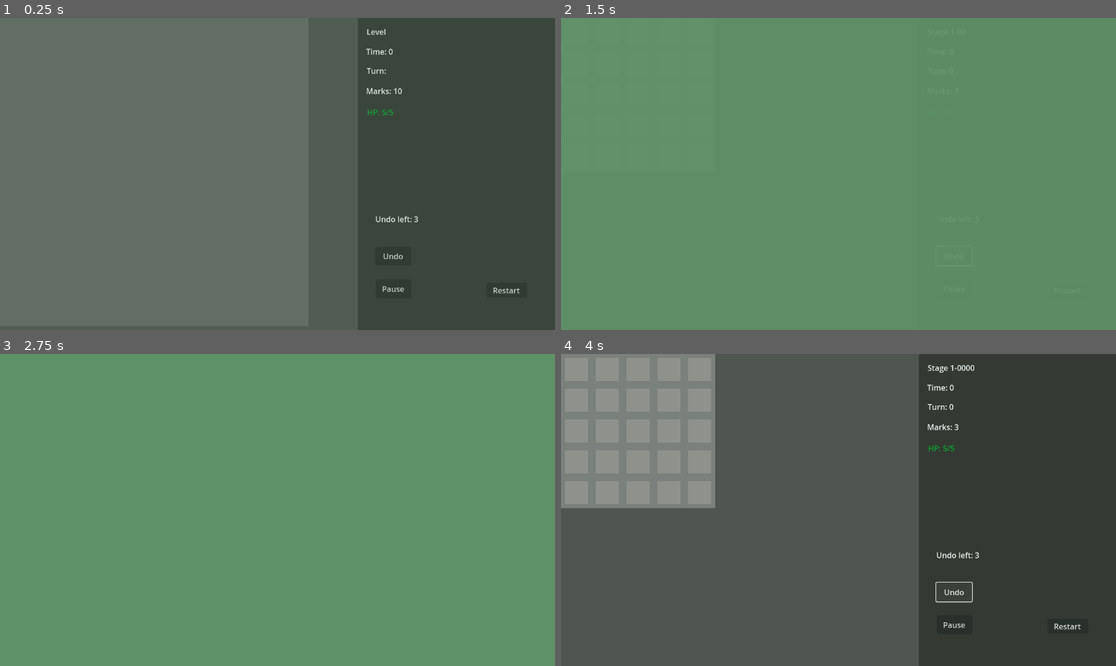
Above: before the commit, frames 1-4 (two rows, left to right).
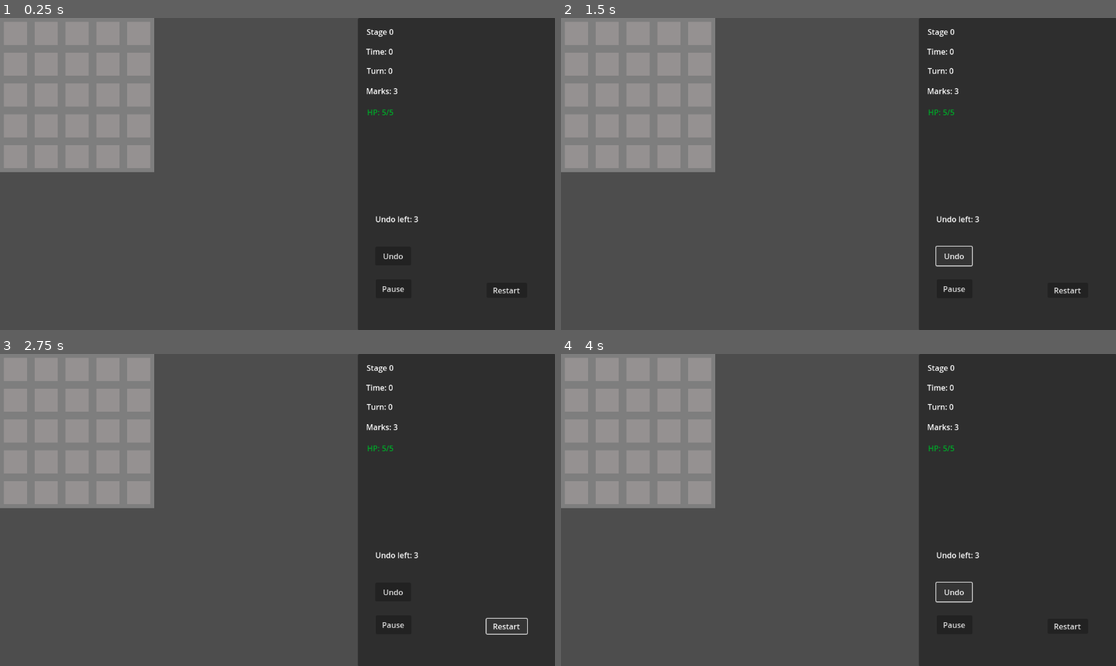
Above: after the commit, the same moments.

Repository: RevanVI/Minesweeper
Game: Godot game, scene res://scenes/minesweep_prototype.tscn
Two runs of this game, one before a commit and one after it. Both use one fixed random seed, a clock stepped at 60 frames per second and the inputs below.
Inputs:
- Up to frame 1 (0.25 s): no input
- Up to frame 2 (1.5 s): click "Restart" at 0.5 s; click "Undo" at 1.25 s
- Up to frame 3 (2.75 s): click "Restart" at 2 s
- Up to frame 4 (4 s): click "Restart" at 2.75 s; click "Undo" at 3.5 s

The runs differ from the first frame. In frame 1, 56% of the frame differs, in the area x 0-95%, y 0-99%; in frame 2, 100%; in frame 3, 100%, in the area x 0-100%, y 0-100%; in frame 4, less than 0.1%.

Commit message:
Base game mode manager

Diff:
--- a/scenes/minesweep_prototype.tscn
+++ b/scenes/minesweep_prototype.tscn
@@ -1,22 +1,22 @@
-[gd_scene load_steps=21 format=4 uid="uid://ccosysrpa6d3f"]
+[gd_scene load_steps=18 format=4 uid="uid://ccosysrpa6d3f"]
 
 [ext_resource type="Script" uid="uid://bw7brsh2ne4no" path="res://scripts/game_logic/game_manager.gd" id="1_3whhm"]
 [ext_resource type="Script" uid="uid://dcqrwipyxpal8" path="res://scripts/game_logic/map.gd" id="1_7o4uc"]
 [ext_resource type="TileSet" uid="uid://c3bm3pwixplyp" path="res://content/tilesets/minesweeper_starter.tres" id="1_571c6"]
+[ext_resource type="Script" uid="uid://b6ge135t4j6uf" path="res://scripts/game_logic/game_modes/endless_game_mode_manager.gd" id="1_hj7kk"]
 [ext_resource type="Script" uid="uid://dacfmm368sqhq" path="res://scripts/game_logic/map_generator.gd" id="2_3whhm"]
 [ext_resource type="Script" uid="uid://cyjfintjqebld" path="res://scripts/gui/battle.gd" id="5_85huv"]
 [ext_resource type="Script" uid="uid://diqmvisuttd5h" path="res://scripts/game_logic/level_info.gd" id="5_b7mkg"]
 [ext_resource type="PackedScene" uid="uid://mxcgjh4wuoq2" path="res://scenes/enemies/bomb.tscn" id="5_x2wux"]
 [ext_resource type="Script" uid="uid://b8ri86hixsvvn" path="res://scripts/game_logic/commands/turn_queue.gd" id="5_xgl0c"]
-[ext_resource type="PackedScene" uid="uid://c705yxfwgmkyv" path="res://scenes/enemies/bomb_1.tscn" id="6_e5u5o"]
 [ext_resource type="Script" uid="uid://c3yjrgdrsgkf" path="res://scripts/gui/undo_gui_anim.gd" id="7_qa7br"]
 [ext_resource type="Script" uid="uid://bdeo4vni1gdc" path="res://scripts/gui/end_game.gd" id="11_7tfgl"]
 [ext_resource type="Script" uid="uid://dke2kkyjjw8yj" path="res://scripts/gui/damage_gui_anim.gd" id="12_64nls"]
-[ext_resource type="Script" uid="uid://pv3c0svgtldo" path="res://scripts/game_logic/character.gd" id="12_bgk73"]
 
 [sub_resource type="Resource" id="Resource_e5u5o"]
 script = ExtResource("5_b7mkg")
-title = "Stage 1-"
+base_title = "Stage "
+title = "Stage 1"
 level_range = Vector2i(0, 4)
 enemies = Dictionary[PackedScene, Vector2i]({
 ExtResource("5_x2wux"): Vector2i(3, 3)
@@ -25,26 +25,6 @@
 map_y = Vector2i(5, 5)
 metadata/_custom_type_script = "uid://diqmvisuttd5h"
 
-[sub_resource type="Resource" id="Resource_7tfgl"]
-script = ExtResource("5_b7mkg")
-title = "Stage 2-"
-level_range = Vector2i(5, 9)
-enemies = Dictionary[PackedScene, Vector2i]({
-ExtResource("6_e5u5o"): Vector2i(1, 2),
-ExtResource("5_x2wux"): Vector2i(5, 7)
-})
-map_x = Vector2i(5, 7)
-map_y = Vector2i(5, 7)
-metadata/_custom_type_script = "uid://diqmvisuttd5h"
-
-[sub_resource type="Resource" id="Resource_64nls"]
-script = ExtResource("5_b7mkg")
-title = "Stage 3-"
-level_range = Vector2i(10, 20)
-map_x = Vector2i(7, 10)
-map_y = Vector2i(7, 10)
-metadata/_custom_type_script = "uid://diqmvisuttd5h"
-
 [sub_resource type="FastNoiseLite" id="FastNoiseLite_xgl0c"]
 frequency = 0.252
 fractal_type = 3
@@ -62,7 +42,9 @@
 fill_from = Vector2(0.5, 0.5)
 fill_to = Vector2(1, 1)
 
-[node name="MinesweepPrototype" type="Node2D"]
+[node name="EndlessGameModeManager" type="Node2D" groups=["GameModeManager"]]
+script = ExtResource("1_hj7kk")
+level_info = SubResource("Resource_e5u5o")
 
 [node name="Map" type="Node2D" parent="."]
 script = ExtResource("1_7o4uc")
@@ -80,19 +62,14 @@
 [node name="MapGenerator" type="Node2D" parent="."]
 script = ExtResource("2_3whhm")
 
+[node name="BattleTimer" type="Timer" parent="."]
+
 [node name="GameManager" type="Node2D" parent="." groups=["GameManager"]]
 script = ExtResource("1_3whhm")
-levels = Array[ExtResource("5_b7mkg")]([SubResource("Resource_e5u5o"), SubResource("Resource_7tfgl"), SubResource("Resource_64nls")])
 
 [node name="TurnQueue" type="Node" parent="GameManager"]
 script = ExtResource("5_xgl0c")
 metadata/_custom_type_script = "uid://b8ri86hixsvvn"
-
-[node name="Character" type="Node2D" parent="." groups=["Character"]]
-script = ExtResource("12_bgk73")
-metadata/_custom_type_script = "uid://pv3c0svgtldo"
-
-[node name="BattleTimer" type="Timer" parent="."]
 
 [node name="CanvasLayer" type="CanvasLayer" parent="."]
 
@@ -329,12 +306,11 @@
 grow_vertical = 2
 text = "undo"
 
+[connection signal="timeout" from="BattleTimer" to="GameManager" method="_on_battle_timer_timeout"]
 [connection signal="paused" from="GameManager" to="CanvasLayer/Control" method="_on_game_manager_paused"]
 [connection signal="unpaused" from="GameManager" to="CanvasLayer/Control" method="_on_game_manager_unpaused"]
 [connection signal="undo_ended" from="GameManager/TurnQueue" to="CanvasLayer/Control2/UndoTex" method="stop_anim"]
 [connection signal="undo_started" from="GameManager/TurnQueue" to="CanvasLayer/Control2/UndoTex" method="start_anim"]
-[connection signal="damaged" from="Character" to="CanvasLayer/Control2/DamageTex" method="_on_character_damaged"]
-[connection signal="timeout" from="BattleTimer" to="GameManager" method="_on_battle_timer_timeout"]
 [connection signal="pressed" from="CanvasLayer/Control/Panel/RestartButton" to="CanvasLayer/Control" method="_on_button_pressed"]
 [connection signal="pressed" from="CanvasLayer/Control/Panel/UndoButton" to="CanvasLayer/Control" method="_on_undo_button_pressed"]
 [connection signal="pressed" from="CanvasLayer/Control/Panel/PauseButton" to="CanvasLayer/Control" method="_on_pause_button_pressed"]
--- a/scripts/game_logic/character.gd
+++ b/scripts/game_logic/character.gd
@@ -1,5 +1,5 @@
 class_name Character
-extends Node2D
+extends RefCounted
 
 signal hp_changed(hp: int, max_hp: int)
 signal damaged()
@@ -8,6 +8,7 @@
 
 var _max_hp: int = 5
 var _hp: int = 5
+var _undo_count: int = 3
 
 
 func take_damage(damage: int) -> void:
@@ -28,4 +29,14 @@
 
 func reset() -> void:
 	_hp = _max_hp
+	_undo_count = 3
 	hp_changed.emit(_hp, _max_hp)
+
+
+
+func get_undo_count() -> int:
+	return _undo_count
+
+
+func set_undo_count(value: int) -> void:
+	_undo_count = value
--- a/scripts/game_logic/game_manager.gd
+++ b/scripts/game_logic/game_manager.gd
@@ -23,13 +23,9 @@
 	PAUSE = 5,
 }
 
-@export var levels: Array[LevelInfo]
-
-
-var current_level: int = 0
+
 var enemies_count: int = 0
 var mark_count: int = 10
-var undo_count: int = 3
 var battle_time: int = 0
 var game_state: GameState
 var _prev_game_state: GameState
@@ -40,7 +36,7 @@
 @onready var map_generator: MapGenerator = $"../MapGenerator"
 @onready var battle_timer: Timer = $"../BattleTimer"
 @onready var turn_queue: TurnQueue = $TurnQueue
-@onready var character: Character = $"../Character"
+var _character: Character
 
 
 func _ready():
@@ -48,8 +44,6 @@
 	turn_queue.turn_changed.connect(_on_turn_end)
 	map.cell_marked.connect(_on_cell_marked)
 	map.cell_opened.connect(_on_cell_opened)
-	character.died.connect(_on_character_died)
-	restart_game()
 
 
 func _unhandled_input(event: InputEvent) -> void:
@@ -64,7 +58,7 @@
 		if game_state == GameState.START:
 			print("GameManager: first turn")
 			var cell_pos = map.get_cell_pos(event.global_position)
-			map_generator.fill_map(map, cell_pos)
+			map_generator.populate_map(map, cell_pos)
 			change_game_state(GameState.BATTLE)
 			battle_timer.start()
 
@@ -76,51 +70,25 @@
 			map.mark_cell_global_position(event.global_position)
 
 
-func start_next_level() -> void:
-	current_level += 1
-	var callback = Callable(self, "prepare_level")
-	Transition.play_transition_in(callback)
-	await Transition.fade_out_completed
-	change_game_state(GameState.START)
-
-
-func prepare_level() -> void:
-	var level_template : LevelInfo = null
-	for i in levels.size():
-		var levels_range = levels[i].level_range
-		if current_level >= levels_range[0] && current_level <= levels_range[1]:
-			level_template = levels[i]
-			break
-	if level_template == null:
-		level_template = levels[-1]
-
-	level_template.generate_level(current_level)
-	level_changed.emit(level_template.title)
-	enemies_count = level_template.get_enemy_count()
-	map_generator.generate_empty_map(map, level_template.map_size, level_template.get_enemies_data())
-
+func prepare_level(level_info: LevelInfo) -> void:
+	level_changed.emit(level_info.title)
 	turn_queue.reset()
+	map_generator.generate_empty_map(map, level_info.map_size, level_info.get_enemies_data())
+	enemies_count = level_info.get_enemy_count()
 	mark_count = enemies_count
 	mark_count_changed.emit(mark_count)
 
 
-func restart_game() -> void:
-	print("Restart game")
-	var callback = Callable(self, "prepare_game")
-	Transition.play_transition_in(callback)
-	await Transition.fade_out_completed
-	change_game_state(GameState.START)
-
-
-func prepare_game() -> void:
+func prepare_battle(level_info: LevelInfo, character: Character) -> void:
+	_character = character
+	if _character.is_connected("died", _on_character_died) == false:
+		_character.died.connect(_on_character_died)
 	battle_timer.stop()
 	battle_time = 0
 	battle_time_changed.emit(battle_time)
-	undo_count = 3
-	undo_count_changed.emit(undo_count)
-	character.reset()
-	current_level = 0
-	prepare_level()
+	undo_count_changed.emit(_character.get_undo_count())
+	prepare_level(level_info)
+	change_game_state(GameState.START)
 
 
 func change_game_state(new_state: GameState) -> void:
@@ -177,7 +145,7 @@
 		if i not in enemies_cells:
 			return
 
-	print("GameManager: Level " + str(current_level) + " completed")
+	print("GameManager: Level completed")
 	change_game_state(GameState.GAME_WIN)
 	level_completed.emit()
 
@@ -197,7 +165,7 @@
 
 func _on_cell_opened(cell_type: Map.CellType, opened_obj: Node = null) -> void:
 	if cell_type == Map.CellType.ENEMY:
-		var command = EnemyEnteredCommand.new(character, opened_obj as Enemy)
+		var command = EnemyEnteredCommand.new(_character, opened_obj as Enemy)
 		turn_queue.add_command(command)
 	else:
 		check_board_cleared()
@@ -223,9 +191,11 @@
 
 
 func undo() -> void:
+	var undo_count = _character.get_undo_count()
 	if (game_state == GameState.BATTLE \
 		|| game_state == GameState.GAME_OVER) \
 		&& undo_count > 0 && turn_queue.is_undo_possible():
 		undo_count -= 1
 		undo_count_changed.emit(undo_count)
+		_character.set_undo_count(undo_count)
 		turn_queue.undo(1)
--- /dev/null
+++ b/scripts/game_logic/game_modes/endless_game_mode_manager.gd
@@ -0,0 +1,43 @@
+class_name EndlessGameModeManager
+extends GameModeManager
+
+
+var _current_level: int = 0
+
+
+func _ready() -> void:
+	battle_manager = $"GameManager"
+	character = Character.new()
+
+	start_mode()
+	init_done.emit()
+
+
+func start_mode() -> void:
+	generate_level()
+	battle_manager.prepare_battle(level_info, character)
+
+
+func generate_level() -> void:
+	#TODO: level generation algorithm
+	level_info.generate_level(_current_level)
+
+
+func is_undo_supported() -> bool:
+	return true
+
+
+func prepare_next_level() -> void:
+	print("prepare_next_level")
+	_current_level += 1
+	generate_level()
+	battle_manager.prepare_battle(level_info, character)
+
+
+func restart_mode() -> void:
+	print("restart mode")
+	# TODO some animations here?
+	_current_level = 0
+	generate_level()
+	character.reset()
+	battle_manager.prepare_battle(level_info, character)
--- /dev/null
+++ b/scripts/game_logic/game_modes/game_mode_manager.gd
@@ -0,0 +1,35 @@
+class_name GameModeManager
+extends Node2D
+
+
+signal init_done()
+
+
+@export var level_info: LevelInfo
+
+var character: Character
+var battle_manager: GameManager
+
+
+func start_mode() -> void:
+	pass
+
+
+func generate_level() -> void:
+	pass
+
+
+func start_battle() -> void:
+	pass
+
+
+func is_undo_supported() -> bool:
+	return false
+
+
+func restart_mode() -> void:
+	pass
+
+
+func exit_to_menu() -> void:
+	pass
--- a/scripts/game_logic/level_info.gd
+++ b/scripts/game_logic/level_info.gd
@@ -1,6 +1,7 @@
 class_name LevelInfo
 extends Resource
 
+@export var base_title: String
 @export var title: String
 @export var level_range: Vector2i
 @export var enemies: Dictionary[PackedScene, Vector2i]
@@ -24,7 +25,7 @@
 
 func generate_level(index: int) -> void:
 	print("LevelInfo: Generate level")
-	title = title + str(index)
+	title = base_title + str(index)
 	# TODO: make random generator with seed input?
 	var x: int = randi_range(map_x[0], map_x[1])
 	var y: int = randi_range(map_y[0], map_y[1])
--- a/scripts/game_logic/map.gd
+++ b/scripts/game_logic/map.gd
@@ -29,6 +29,13 @@
 
 func _ready() -> void:
 	_build_directions()
+
+
+func reset_map() -> void:
+	cells.clear()
+	board.clear()
+	_enemies = {}
+	_enemies_on_map = {}
 
 
 func update_visual_map() -> void:
--- a/scripts/game_logic/map_generator.gd
+++ b/scripts/game_logic/map_generator.gd
@@ -17,6 +17,7 @@
 
 func generate_empty_map(map_ref: Map, size: Vector2i, enemies_data: Dictionary[PackedScene, int]) -> void:
 	map = map_ref
+	map.reset_map()
 	map_size = size
 	map.size = map_size
 	enemies_info = enemies_data
@@ -32,7 +33,7 @@
 	map.update_visual_map()
 
 
-func fill_map(map_ref: Map, start_pos: Vector2i) -> void:
+func populate_map(map_ref: Map, start_pos: Vector2i) -> void:
 	map = map_ref
 	if map.is_pos_valid(start_pos) == false:
 		return
--- a/scripts/gui/battle.gd
+++ b/scripts/gui/battle.gd
@@ -5,6 +5,7 @@
 @export var hp_color_low: Color
 
 
+var game_mode_manager: GameModeManager
 var game_manager: GameManager
 var low_hp_limit: float = 0.5
 
@@ -22,21 +23,26 @@
 
 func _ready() -> void:
 	game_manager = get_tree().get_first_node_in_group("GameManager")
+	game_mode_manager = get_tree().get_first_node_in_group("GameModeManager")
+	game_mode_manager.init_done.connect(setup_game_mode)
+
 	game_manager.battle_time_changed.connect(update_time)
 	game_manager.mark_count_changed.connect(update_mark)
 	game_manager.turn_changed.connect(update_turn)
 	game_manager.undo_count_changed.connect(update_undo_count)
-	game_manager.character.hp_changed.connect(update_hp)
 	game_manager.level_changed.connect(update_level)
 	game_manager.level_completed.connect(_on_level_end)
 	game_manager.level_lost.connect(_on_level_end)
 	game_manager.game_state_changed.connect(_on_game_state_changed)
 
-
 	update_time(game_manager.battle_time)
 	update_mark(game_manager.mark_count)
-	update_undo_count(game_manager.undo_count)
-	update_hp(game_manager.character._hp, game_manager.character._max_hp)
+
+
+func setup_game_mode() -> void:
+	game_mode_manager.character.hp_changed.connect(update_hp)
+	update_undo_count(game_mode_manager.character.get_undo_count())
+	update_hp(game_mode_manager.character._hp, game_mode_manager.character._max_hp)
 
 
 func update_time(time: int) -> void:
@@ -70,7 +76,7 @@
 
 
 func _on_button_pressed() -> void:
-	game_manager.restart_game()
+	game_mode_manager.restart_mode()
 
 
 func _on_undo_button_pressed() -> void:
--- a/scripts/gui/end_game.gd
+++ b/scripts/gui/end_game.gd
@@ -1,8 +1,7 @@
 extends Control
 
-
+var game_mode_manager: GameModeManager
 var game_manager: GameManager
-
 
 @onready var win_panel: Panel = $WinPanel
 @onready var loose_panel: Panel = $LoosePanel
@@ -13,6 +12,7 @@
 	game_manager = get_tree().get_first_node_in_group("GameManager")
 	game_manager.level_completed.connect(_on_level_completed)
 	game_manager.level_lost.connect(_on_level_lost)
+	game_mode_manager = get_tree().get_first_node_in_group("GameModeManager")
 
 
 func _on_level_completed() -> void:
@@ -23,20 +23,22 @@
 func _on_level_lost() -> void:
 	loose_panel.visible = true
 	loose_panel.mouse_filter = Control.MOUSE_FILTER_STOP
-	if game_manager.undo_count > 0:
+	if game_mode_manager.is_undo_supported() == false:
+		return
+	if game_mode_manager.character.get_undo_count() > 0:
 		undo_btn.disabled = false
 	else:
 		undo_btn.disabled = true
 
 
 func _on_next_level_btn_pressed() -> void:
-	game_manager.call_deferred("start_next_level")
+	game_mode_manager.call_deferred("prepare_next_level")
 	win_panel.visible = false
 	win_panel.mouse_filter = Control.MOUSE_FILTER_IGNORE
 
 
 func _on_restart_btn_pressed() -> void:
-	game_manager.call_deferred("restart_game")
+	game_mode_manager.call_deferred("restart_mode")
 	loose_panel.visible = false
 	loose_panel.mouse_filter = Control.MOUSE_FILTER_IGNORE
 
Not shown, added: scripts/game_logic/game_modes/endless_game_mode_manager.gd.uid
Not shown, added: scripts/game_logic/game_modes/game_mode_manager.gd.uid
